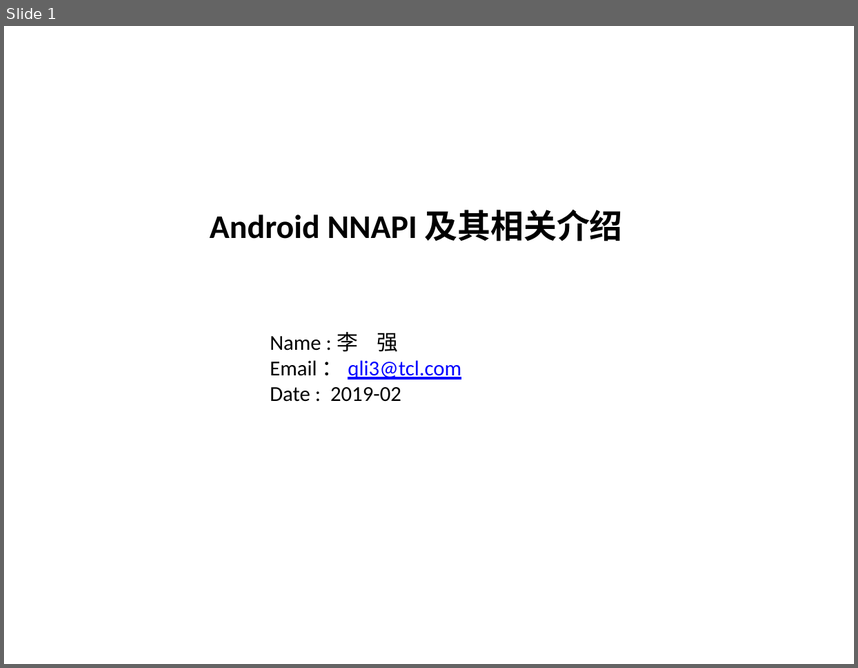
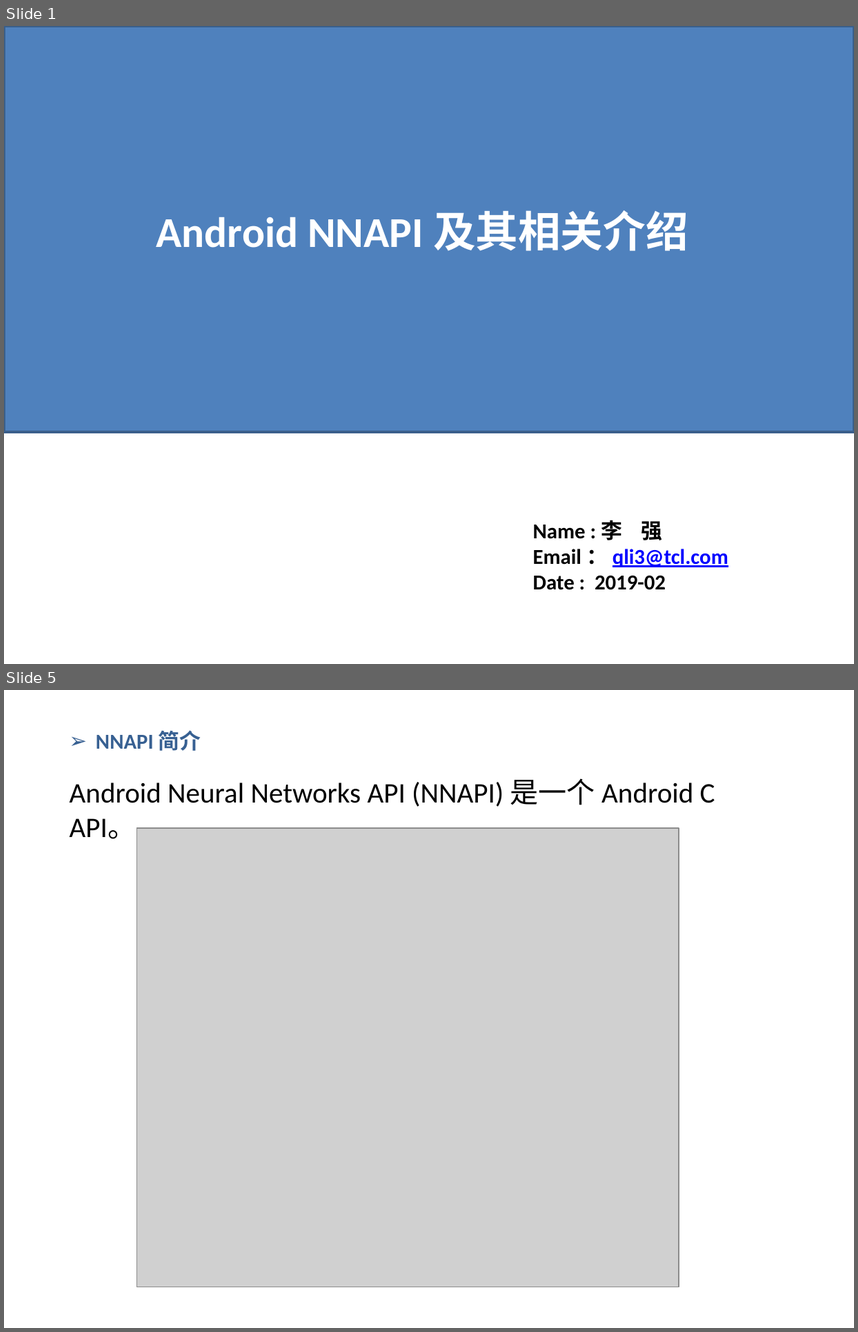
Before and after one commit to lqktz/document, a slide deck: temp/NNAPI.pptx. Shown one above the other, each under a label of ours: slide 1 before the commit, slides 1 and 5 after it; the slides between them are not shown. The pictures are 858x668 and 858x1332 pixels, drawn with LibreOffice and Linux fonts; fonts in the diff are those of the drawing; grey boxes stand for pictures. Boxes give left, top, right and bottom in pixels: in the first picture for what was removed or moved away, otherwise in the second. Text is boxed around its words. In the diff, an @@ line names an element or a change of style, - is before the commit and + after.

```diff
--- a/temp/NNAPI.pptx
+++ b/temp/NNAPI.pptx
@@ slide 5 added at <box>4,690,854,1328</box>, background #FFFFFF @@
@@ text added at <box>96,730,201,751</box>, 18 pt, text #376092, bold @@
+➢ NNAPI 简介
@@ text added at <box>70,778,715,839</box>, 24 pt, text #000000 @@
+Android Neural Networks API (NNAPI) 是一个 Android C API。
@@ picture added at <box>136,828,679,1287</box> @@
@@ slide 1 changed as well @@
@@ rectangle added at <box>4,26,854,432</box>, fill #4F81BD, outline #3A5F8C 2 pt @@
@@ text "Android NNAPI 及其相关介绍": place and size @@
-text "Android NNAPI 及其相关介绍" at <box>210,210,623,241</box>
+text "Android NNAPI 及其相关介绍" at <box>156,210,688,251</box>
@@ text "Android NNAPI 及其相关介绍" at <box>156,210,688,251</box>: size 28 to 36 pt, text colour #000000 to #FFFFFF @@
@@ text "Name : 李 强 Email ...": place and size @@
-text "Name : 李 强 Email ..." at <box>270,332,461,401</box>
+text "Name : 李 强 Email ..." at <box>533,519,728,590</box>
@@ text "Name : 李 强 Email ..." at <box>533,519,728,590</box>: bold on @@
```
Also in this commit, not shown: 24 other slides added, 1 slide removed.
